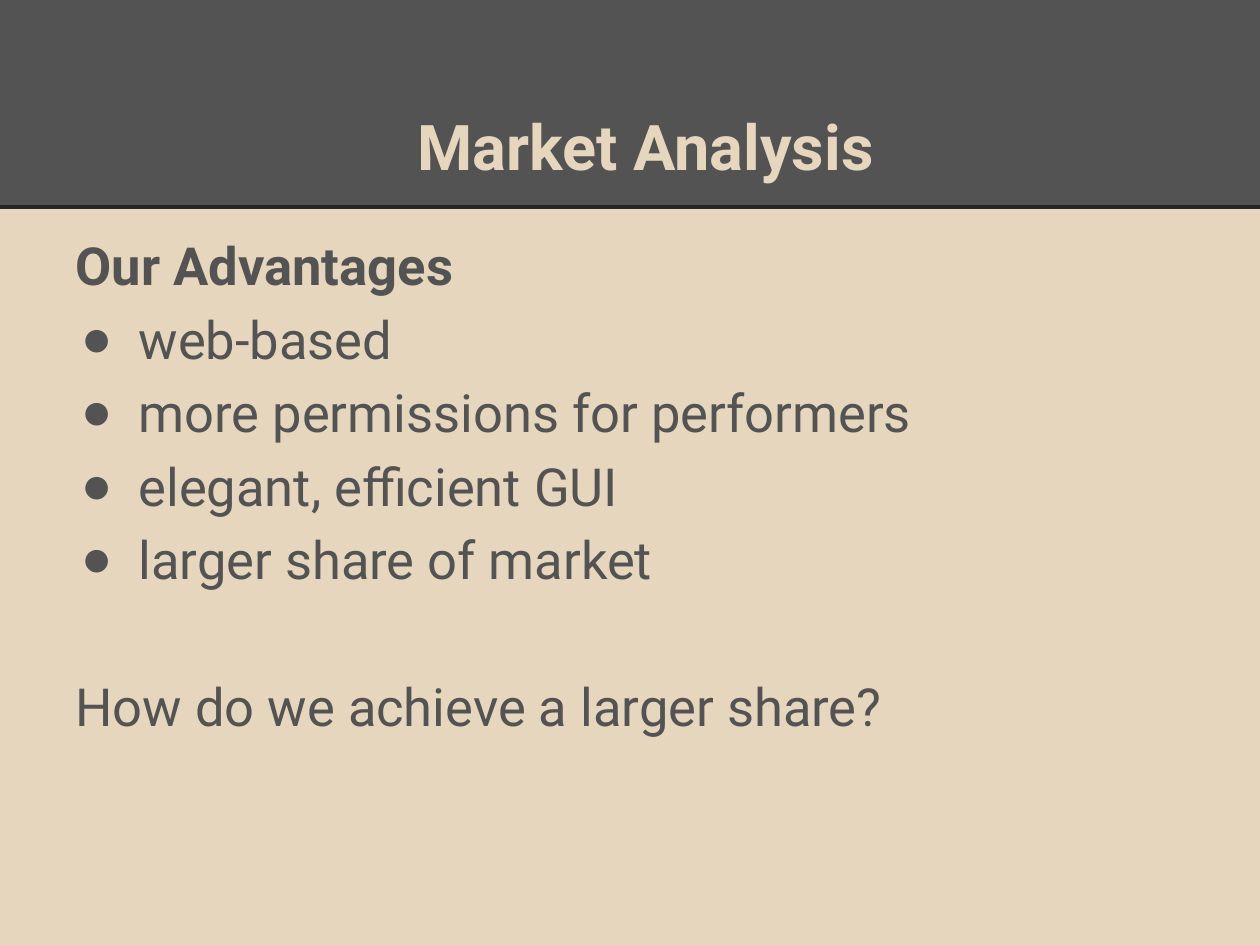
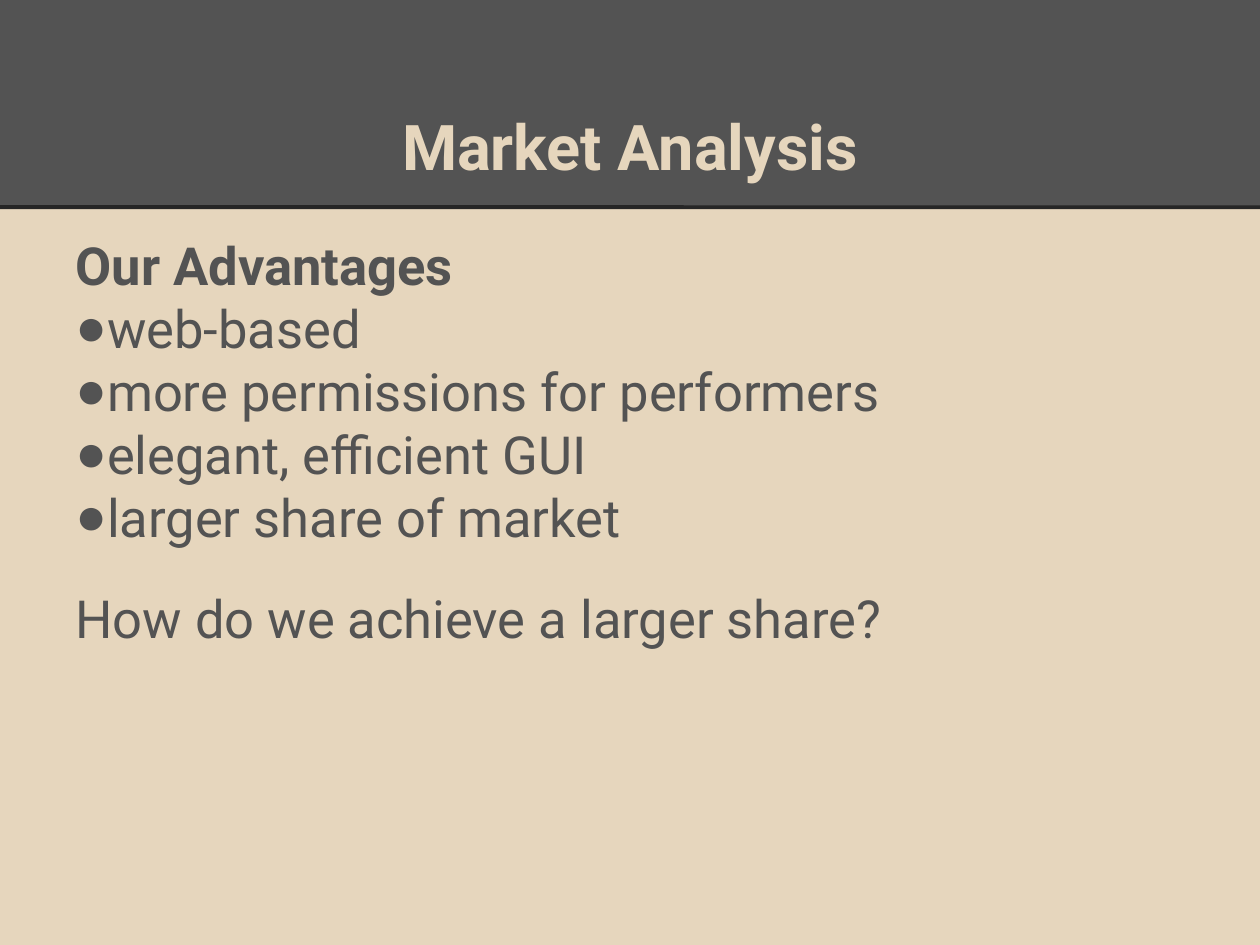
Before and after one commit to Ellyonia/BSharp, a slide deck: slide 13 of Product Proposal.pptx (slide 12 before the commit). Drawn at 1260x945 pixels with LibreOffice and Linux fonts; fonts in the diff are those of the drawing. Boxes give left, top, right and bottom in pixels: in the first picture for what was removed or moved away, otherwise in the second. Text is boxed around its words. In the diff, an @@ line names an element or a change of style, - is before the commit and + after.

```diff
--- a/Product Proposal.pptx
+++ b/Product Proposal.pptx
@@ text "Market Analysis" at (402, 122, 858, 184): indent changed @@
@@ text "Our Advantages" at (75, 245, 881, 649): indent changed; less space between paragraphs @@
```
Also in this commit, not shown: 13 other slides changed.
